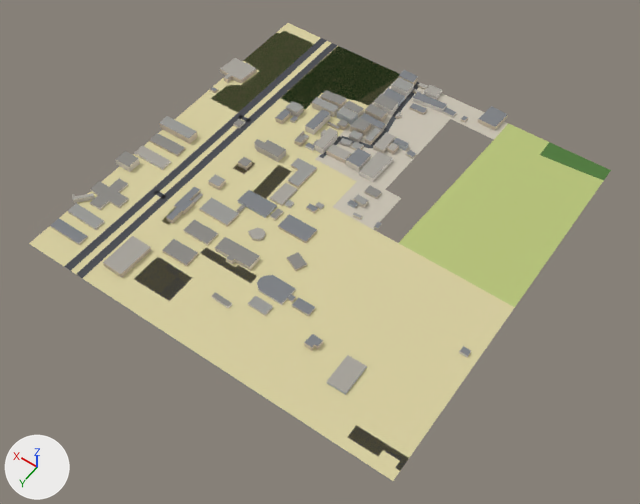
One commit to the glTF model public/tiles/-3_2.lod1.glb: the scene before it, then after it.
Camera for both pictures: a camera (50 mm lens) standing at (-397.0, 576.0, 805.0) and looking at (-16.0, 42.0, -35.0). Every picture has the same lights, and +X, +Y and +Z are marked at lower left. The first picture is the older version. Where no turn or scale is listed for an object, it has been applied to the vertices. Vertices at exactly the same position are counted once.

Names of what the first picture shows: 'buildings_roofs', 'buildings_walls', 'landuse', 'roads'.
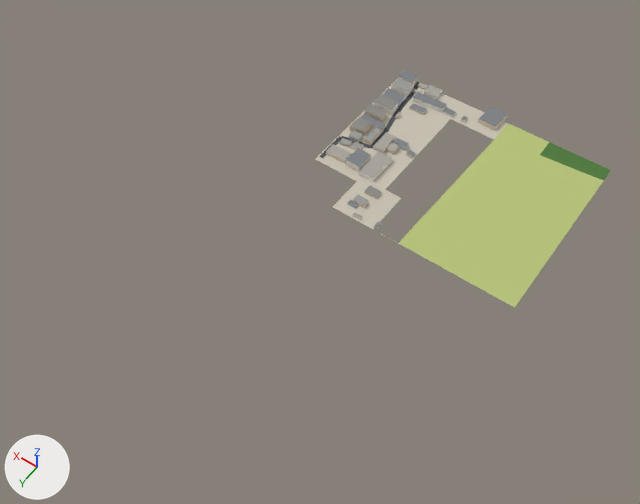
Where the newer file only moved an object's origin or applied its transform, the numbers keep the older frame.

Location of each change, (x1, y1, x2, y2) in pixels of the pictures (640 x 504 px; the box of a moved part takes in the faces that stretch with it):
```json
{"object": "landuse", "change": "reshaped", "before": [29, 23, 611, 481], "after": [316, 78, 611, 307], "on screen": "49% narrower, 50% shorter"}
{"object": "buildings_roofs", "change": "reshaped", "before": [50, 58, 508, 393], "after": [326, 70, 508, 228], "on screen": "60% narrower, 53% shorter"}
{"object": "buildings_walls", "change": "reshaped", "before": [51, 69, 508, 395], "after": [326, 76, 508, 230], "on screen": "60% narrower, 53% shorter"}
{"object": "roads", "change": "reshaped", "before": [64, 38, 419, 278], "after": [319, 82, 419, 158], "on screen": "72% narrower, 68% shorter"}
{"part": 1, "of": "me_landuse", "change": "deleted", "before": [134, 31, 408, 471]}
{"part": 2, "of": "me_landuse", "change": "moved or reshaped", "before": [29, 23, 517, 481], "after": [320, 104, 517, 307]}
{"part": 3, "of": "me_roads", "change": "deleted", "before": [76, 43, 338, 278]}
{"part": 4, "of": "me_roads", "change": "deleted", "before": [64, 115, 241, 271]}
{"part": 5, "of": "me_roads", "change": "deleted", "before": [236, 38, 327, 116]}
{"part": 6, "of": "me_roads", "change": "deleted", "before": [153, 190, 167, 199]}
{"part": 7, "of": "me_buildings_walls", "change": "deleted", "before": [51, 69, 471, 395]}
{"part": 8, "of": "me_buildings_roofs", "change": "deleted", "before": [50, 58, 471, 393]}
```

Edits to the scene script, one JSON object a line:
```json
{"block": "me_landuse", "where": "# used by ob_landuse; location = (0.0, 0.0, 0.0)"}
{"op": "remove", "block": "me_landuse", "code": "me_landuse.from_pydata(...)  # 90 vertices, 85 faces; spans x -250.0..250.0, y -250.0..250.0, z 0.0"}
{"op": "add", "block": "me_landuse", "code": "me_landuse.from_pydata(...)  # 29 vertices, 35 faces; spans x -250.0..60.0, y -250.0..3.0, z 0.0"}
{"block": "me_landuse", "change": "me_landuse part 1: 7 loose pieces with 58 vertices, spanning x -250.0..250.0, y -234.0..237.0, z 0.0, are deleted"}
{"block": "me_landuse", "change": "me_landuse part 2"}
{"block": "me_landuse", "change": "9 vertices are removed from x -250.0..250.0, y -250.0..250.0, z 0.0"}
{"block": "me_landuse", "change": "27 faces are deleted"}
{"block": "me_landuse", "change": "1 vertex moves from x 76.0, y -171.0, z 0.0 to x 58.0, y -172.0, z 0.0"}
{"block": "me_landuse", "change": "6 vertices are added at (-4.0, -51.0, 0.0), (-250.0, 3.0, 0.0), (57.0, -250.0, 0.0), (32.0, -52.0, 0.0), (-10.0, 0.0, 0.0), (-65.0, 1.0, 0.0)"}
{"block": "me_landuse", "change": "21 new faces join them"}
{"block": "me_roads", "where": "# used by ob_roads; location = (101.0, 0.0, 0.0)"}
{"op": "remove", "block": "me_roads", "code": "me_roads.from_pydata(...)  # 61 vertices, 46 faces; spans x -91.0..91.0, y -250.0..250.0, z 0.0"}
{"op": "add", "block": "me_roads", "code": "me_roads.from_pydata(...)  # 24 vertices, 20 faces; spans x -91.0..-43.0, y -250.0..-59.0, z 0.0"}
{"block": "me_roads", "change": "me_roads part 3: the loose piece of 12 vertices spanning x 61.0..73.0, y -250.0..250.0, z 0.0 is deleted"}
{"block": "me_roads", "change": "me_roads part 4: the loose piece of 11 vertices spanning x 79.0..91.0, y -57.0..250.0, z 0.0 is deleted"}
{"block": "me_roads", "change": "me_roads part 5: the loose piece of 6 vertices spanning x 79.0..90.0, y -250.0..-57.0, z 0.0 is deleted"}
{"block": "me_roads", "change": "me_roads part 6: the loose piece of 4 vertices spanning x 67.0..85.0, y 102.0..108.0, z 0.0 is deleted"}
{"block": "me_roads", "change": "other edits to the shape of me_roads do not show in these pictures"}
{"block": "me_buildings_walls", "where": "# used by ob_buildings_walls; location = (11.0, -18.0, 5.0)"}
{"op": "remove", "block": "me_buildings_walls", "code": "me_buildings_walls.from_pydata(...)  # 808 vertices, 808 faces; spans x -250.0..250.0, y -242.0..242.0, z -5.0..5.0"}
{"op": "add", "block": "me_buildings_walls", "code": "me_buildings_walls.from_pydata(...)  # 268 vertices, 268 faces; spans x -112.0..43.0, y -242.0..17.0, z -5.0..5.0"}
{"block": "me_buildings_walls", "change": "me_buildings_walls part 7: 55 loose pieces with 540 vertices, spanning x -250.0..250.0, y -141.0..242.0, z -5.0..5.0, are deleted"}
{"block": "me_buildings_roofs", "where": "# used by ob_buildings_roofs; location = (11.0, -18.0, 6.0)"}
{"op": "remove", "block": "me_buildings_roofs", "code": "me_buildings_roofs.from_pydata(...)  # 404 vertices, 230 faces; spans x -250.0..250.0, y -242.0..242.0, z -3.0..3.0"}
{"op": "add", "block": "me_buildings_roofs", "code": "me_buildings_roofs.from_pydata(...)  # 134 vertices, 70 faces; spans x -112.0..43.0, y -242.0..17.0, z -3.0..3.0"}
{"block": "me_buildings_roofs", "change": "me_buildings_roofs part 8: 55 loose pieces with 270 vertices, spanning x -250.0..250.0, y -141.0..242.0, z -3.0..3.0, are deleted"}
```
